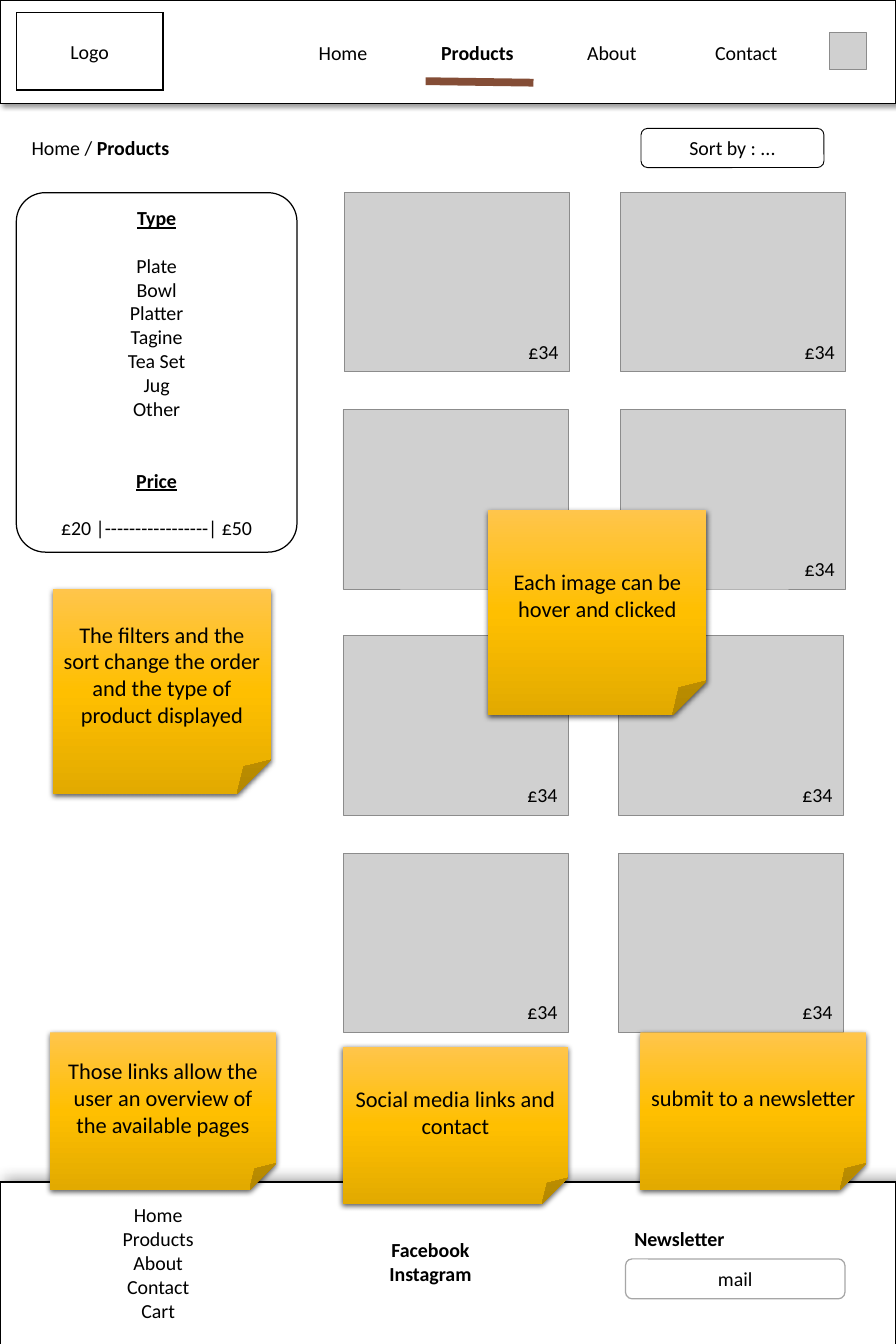
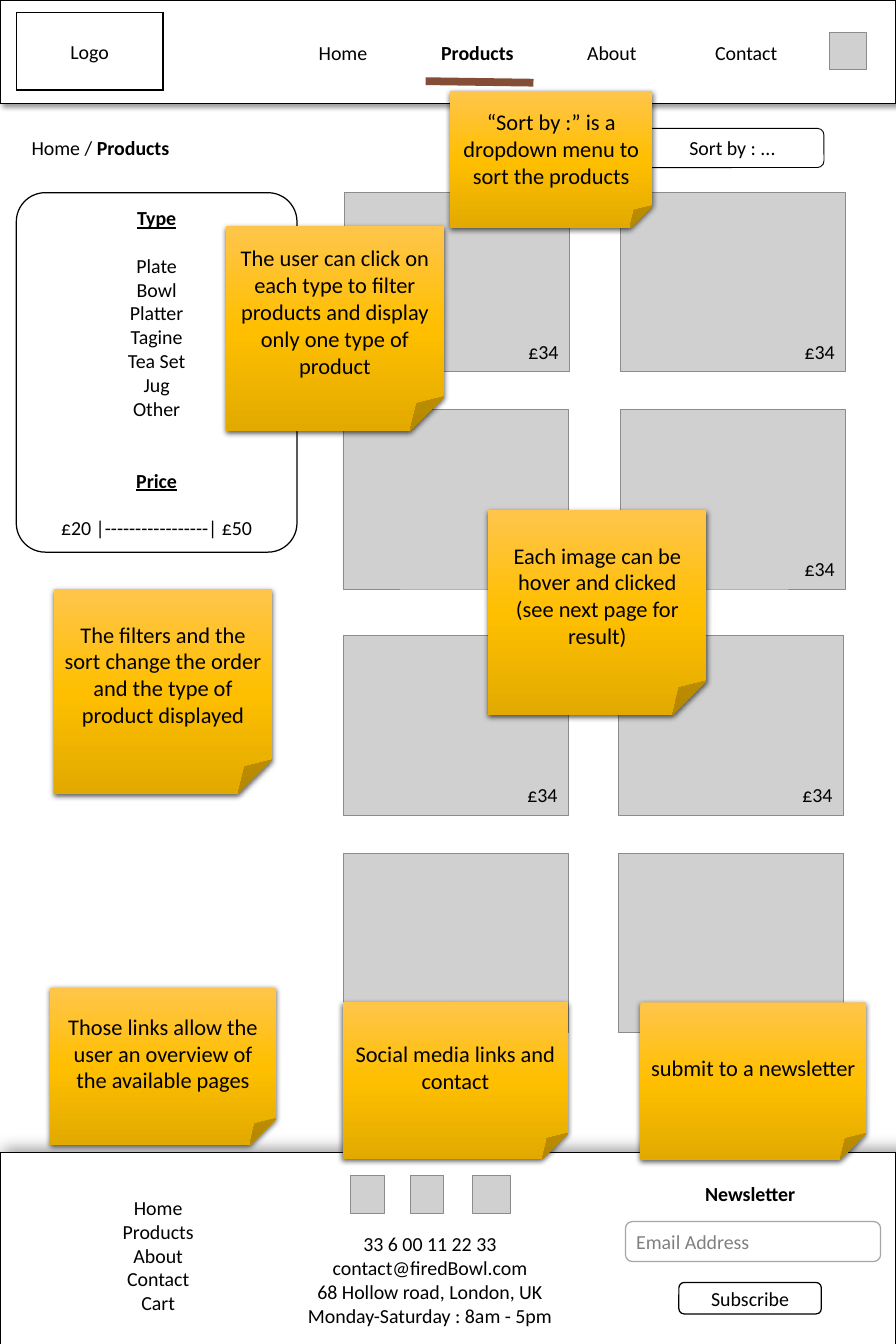
Before and after one commit to Pierrick-MADE/brookes_website, a slide deck: slide 2 of docs/Mockup_notes.pptx. Drawn at 896x1344 pixels with LibreOffice and Linux fonts; fonts in the diff are those of the drawing; grey boxes stand for pictures; background and template pictures are left out. Boxes give left, top, right and bottom in pixels: in the first picture for what was removed or moved away, otherwise in the second. Text is boxed around its words. In the diff, an @@ line names an element or a change of style, - is before the commit and + after.

```diff
--- a/docs/Mockup_notes.pptx
+++ b/docs/Mockup_notes.pptx
@@ folded corner added at [450,91,652,228], fill gradient #FFC64B to #FFC000 to #E3AB00, 18 pt, text #000000 @@
+“Sort by :” is a dropdown menu to sort the products
@@ folded corner added at [226,226,444,431], fill gradient #FFC64B to #FFC000 to #E3AB00, 18 pt, text #000000 @@
+The user can click on each type to filter products and display only one type of product
@@ text in folded corner at [516,601,679,647]: paragraph added @@
+(see next page for result)
@@ folded corner "Those links allow the user ...": place and size @@
-folded corner "Those links allow the user ..." at [50,1032,276,1189]
+folded corner "Those links allow the user ..." at [50,987,276,1144]
@@ folded corner "Social media links and contact": place and size @@
-folded corner "Social media links and contact" at [342,1047,568,1203]
+folded corner "Social media links and contact" at [342,1002,568,1159]
@@ folded corner "submit to a newsletter": place and size @@
-folded corner "submit to a newsletter" at [641,1032,866,1189]
+folded corner "submit to a newsletter" at [641,1003,866,1159]
@@ text "Newsletter": place and size @@
-text "Newsletter" at [634,1232,724,1246]
+text "Newsletter" at [705,1187,795,1201]
@@ text "Newsletter" at [705,1187,795,1201]: alignment left to centre @@
@@ rectangle: place and size @@
-rectangle at [0,1182,895,1344]
+rectangle at [0,1153,895,1344]
@@ text "Home": place and size @@
-text "Home" at [123,1209,194,1318]
+text "Home" at [123,1202,194,1310]
@@ picture added at [351,1176,384,1213] @@
@@ picture added at [411,1176,444,1213] @@
@@ picture added at [472,1176,510,1213] @@
@@ rounded rectangle added at [625,1221,881,1262], fill #FFFFFF, outline #A6A6A6 1 pt, 16 pt, text #808080 @@
+Email Address
@@ text added at [308,1237,551,1327], 16 pt, text #000000 @@
+33 6 00 11 22 33
+contact@firedBowl.com
+68 Hollow road, London, UK
+Monday-Saturday : 8am - 5pm
@@ text removed at [389,1243,471,1285] @@
-Facebook
-Instagram
@@ rounded rectangle removed at [625,1259,845,1299] @@
-mail
@@ rounded rectangle added at [679,1282,822,1314], fill #FFFFFF, outline #000000 1 pt, 16 pt, text #000000 @@
+Subscribe
```
Also in this commit, not shown: 9 other slides changed, 1 other file.
